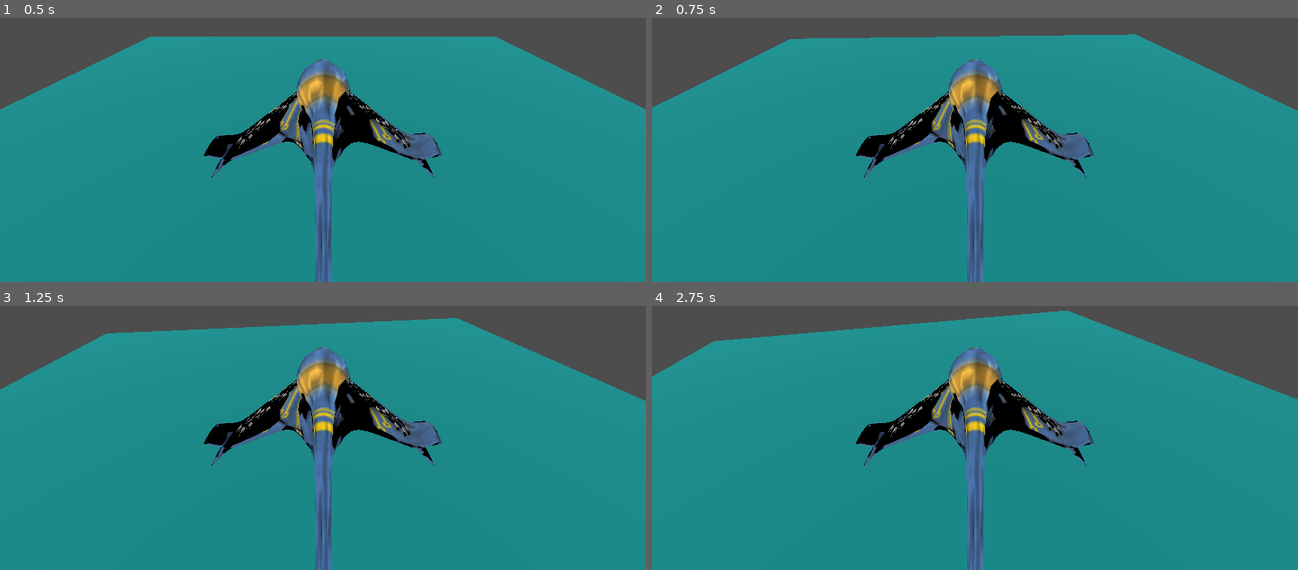
Above: before the commit, frames 1-4 (two rows, left to right).
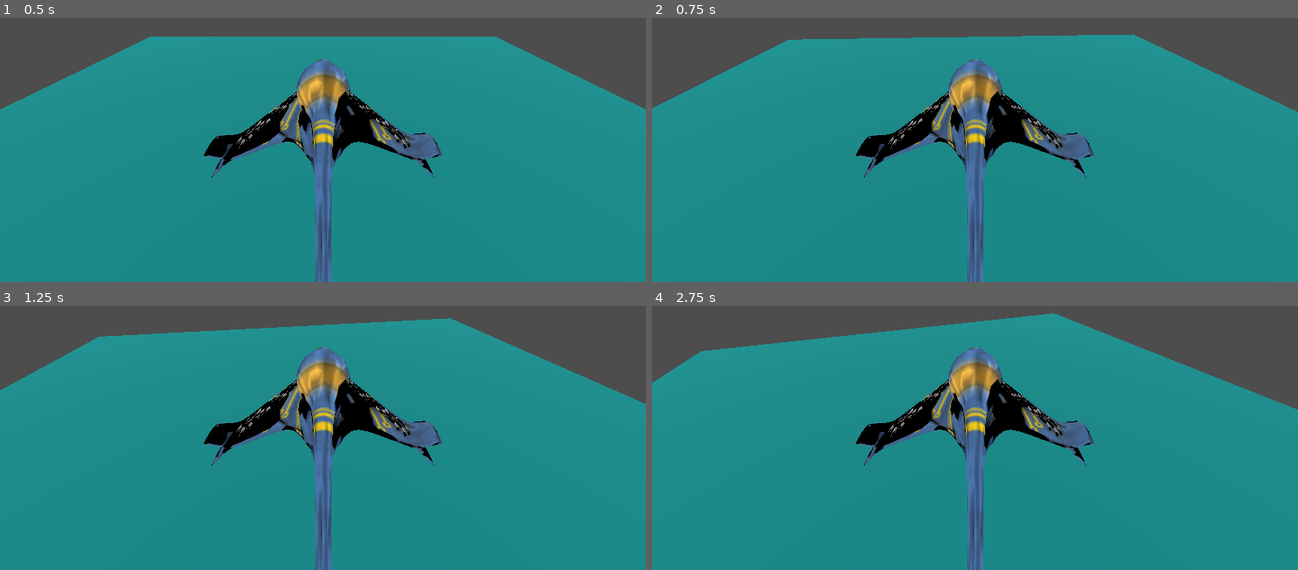
Above: after the commit, the same moments.

Repository: Shahriar-Kariman/flying_ship
Game: Godot game, scene res://main.tscn
The game is run twice, just before and just after one commit, with the same random seed, the same clock (stepped at 60 frames per second) and the same inputs. The project has no main scene, so this scene is started directly.
Inputs (mouse positions are in pixels of both pictures, inside the frame that each line leads up to):
- Up to frame 1 (0.5 s): no input
- Up to frame 2 (0.75 s): tap Enter at 0.5 s; move the mouse to (1117, 81) at 0.52 s; hold D (right) from 0.53 s (still down)
- Up to frame 3 (1.25 s): keep holding D (right)
- Up to frame 4 (2.75 s): move the mouse to (845, 406) at 1.27 s; release D (right) at 1.28 s; hold S (backward) 1.28-2.03 s; move the mouse to (1039, 308) at 2.02 s; hold D (right) from 2.03 s (still down)

Frame 1 is identical in both runs. In frame 2, 0.2% of the frame differs, in the area x 0-100%, y 6-48%; in frame 3, 0.7%; in frame 4, 2.5%, in the area x 0-100%, y 1-40%.

Commit message:
I fixed the bug.

Diff:
--- a/flying_craft.gd
+++ b/flying_craft.gd
@@ -10,14 +10,26 @@
 var motionSpeedXZ : float
 var motionDirectionXZ : int
 
+var motionSpeedY : float
+var motionDirectionY : float
+
 func _ready():
 	rotationAngleDegree = 0
-	rotationSpeedDegree = 12
+	rotationSpeedDegree = 14
 	rotationDirection = 0
 
 	motionVelocity = Vector3.ZERO
-	motionSpeedXZ = 50
+	motionSpeedXZ = 64
 	motionDirectionXZ = 0
+
+	motionSpeedY = 48
+	motionDirectionY = 0
+
+func cursor_control():
+	var mouse_positionY = get_viewport().get_mouse_position().y
+	var maxY = get_viewport().size.y
+	var normalized_position = mouse_positionY/maxY
+	motionDirectionY = 1-normalized_position*2  #gives a value between -1 and 1
 
 func my_rotate(delta):
 	var rotationVelocityDegree = rotationSpeedDegree * rotationDirection
@@ -30,19 +42,18 @@
 	var rotationAngleRadian = float(rotationAngleDegree/360)*(PI*2)
 	var motionX = sin(rotationAngleRadian)*motionDirectionXZ
 	var motionZ = cos(rotationAngleRadian)*motionDirectionXZ
+	var motionY = motionDirectionY*motionSpeedY*delta
 
-	motionVelocity = Vector3(motionX, 0, motionZ)
+	motionVelocity = Vector3(motionX, motionY, motionZ)
 
 	motionVelocity.normalized()
 
 	motionVelocity *= motionSpeedXZ
 	transform = transform.translated_local(motionVelocity*delta)
 
-	#rotationDirection = 0
-	#motionDirectionXZ = 0
-
 func _process(delta):
 	if active:
+		cursor_control()
 		if Input.is_action_pressed("left"):
 			rotationAngleDegree = 1
 			rotationDirection = 1
